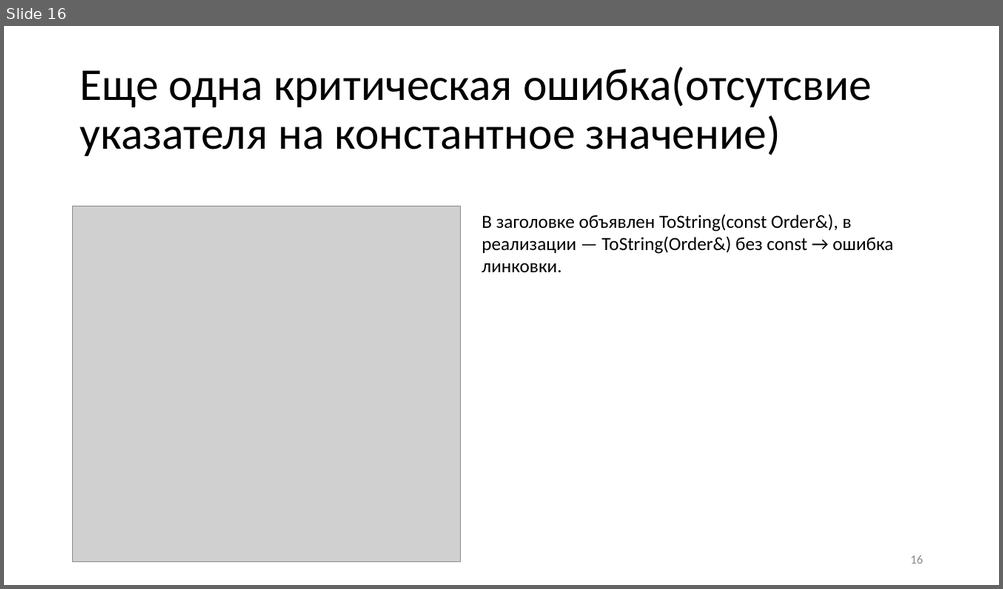
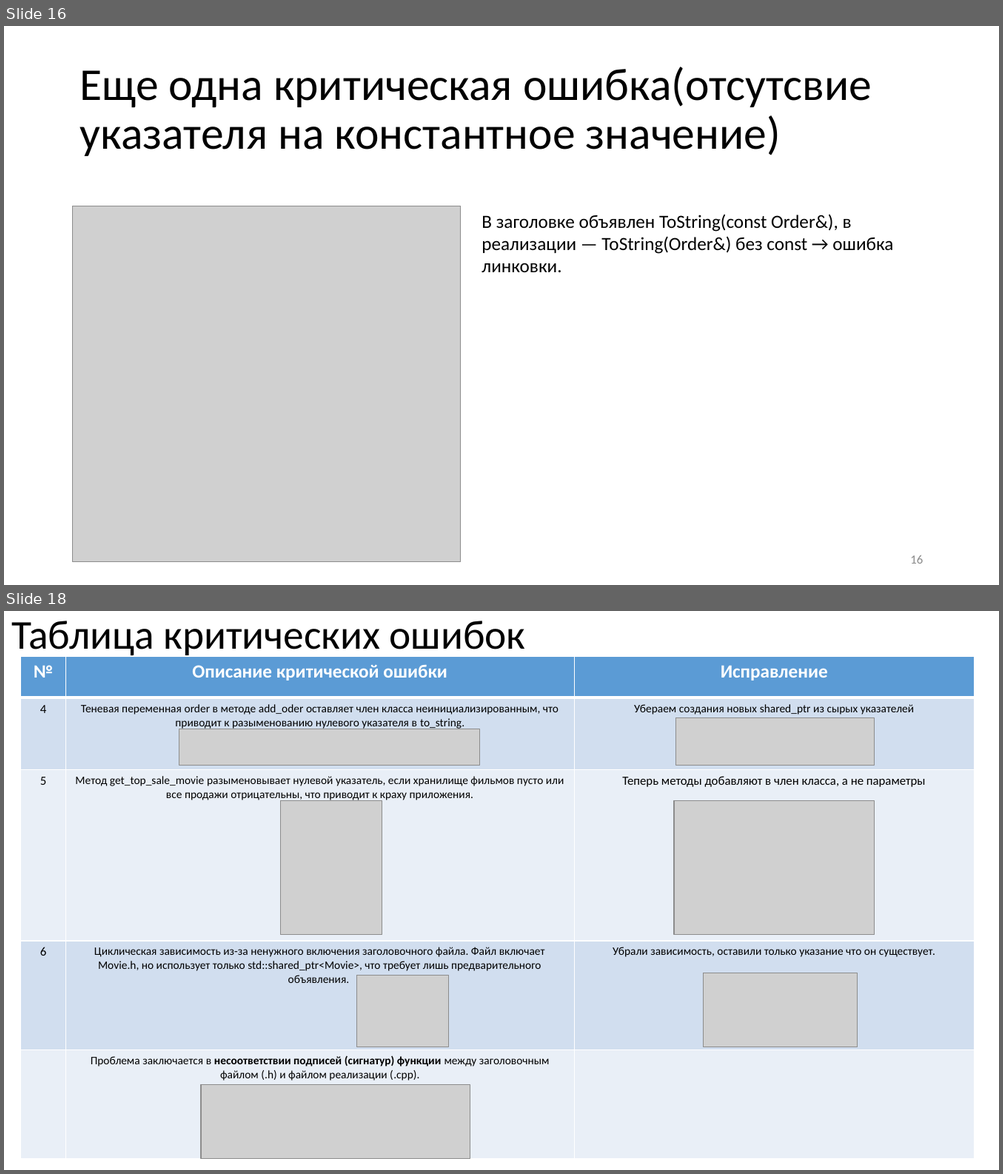
Before and after one commit to NebovarenkovStepan/ReverseEngineering_TKI_341, a slide deck: Task7/Лр7_KodusAI Небоваренков Зверь.pptx. Shown one above the other, each under a label of ours: slide 16 before the commit, slides 16 and 18 after it; the slides between them are not shown. The pictures are 1003x589 and 1003x1174 pixels, drawn with LibreOffice and Linux fonts; fonts in the diff are those of the drawing; grey boxes stand for pictures. Boxes give left, top, right and bottom in pixels: in the first picture for what was removed or moved away, otherwise in the second. Text is boxed around its words. In the diff, an @@ line names an element or a change of style, - is before the commit and + after.

```diff
--- a/Task7/Лр7_KodusAI Небоваренков Зверь.pptx
+++ b/Task7/Лр7_KodusAI Небоваренков Зверь.pptx
@@ slide 18 added at bbox=[4, 611, 999, 1170], background #FFFFFF @@
@@ title added at bbox=[11, 621, 526, 659], 39.6 pt, text #000000 @@
+Таблица критических ошибок
@@ table added at bbox=[21, 657, 975, 1159], 5 rows, 3 columns @@
+№ | Описание критической ошибки | Исправление
+4 | Теневая переменная order в методе add_oder оставляет член класса неинициализированным, что приводит к разыменованию нулевого указателя в to_string. | Убераем создания новых shared_ptr из сырых указателей
+5 | Метод get_top_sale_movie разыменовывает нулевой указатель, если хранилище фильмов пусто или все продажи отрицательны, что приводит к краху приложения. | Теперь методы добавляют в член класса, а не параметры
+6 | Циклическая зависимость из-за ненужного включения заголовочного файла. Файл включает Movie.h, но использует только std::shared_ptr<Movie>, что требует лишь предварительного объявления. | Убрали зависимость, оставили только указание что он существует.
+ | Проблема заключается в несоответствии подписей (сигнатур) функции между заголовочным файлом (.h) и файлом реализации (.cpp). | 
@@ picture added at bbox=[675, 718, 874, 766] @@
@@ picture added at bbox=[179, 729, 480, 766] @@
@@ picture added at bbox=[280, 800, 381, 935] @@
@@ picture added at bbox=[674, 800, 874, 935] @@
@@ picture added at bbox=[357, 976, 449, 1048] @@
@@ picture added at bbox=[703, 974, 856, 1048] @@
@@ picture added at bbox=[201, 1085, 469, 1159] @@
```
Also in this commit, not shown: 1 slide changed, 2 other slides added.
